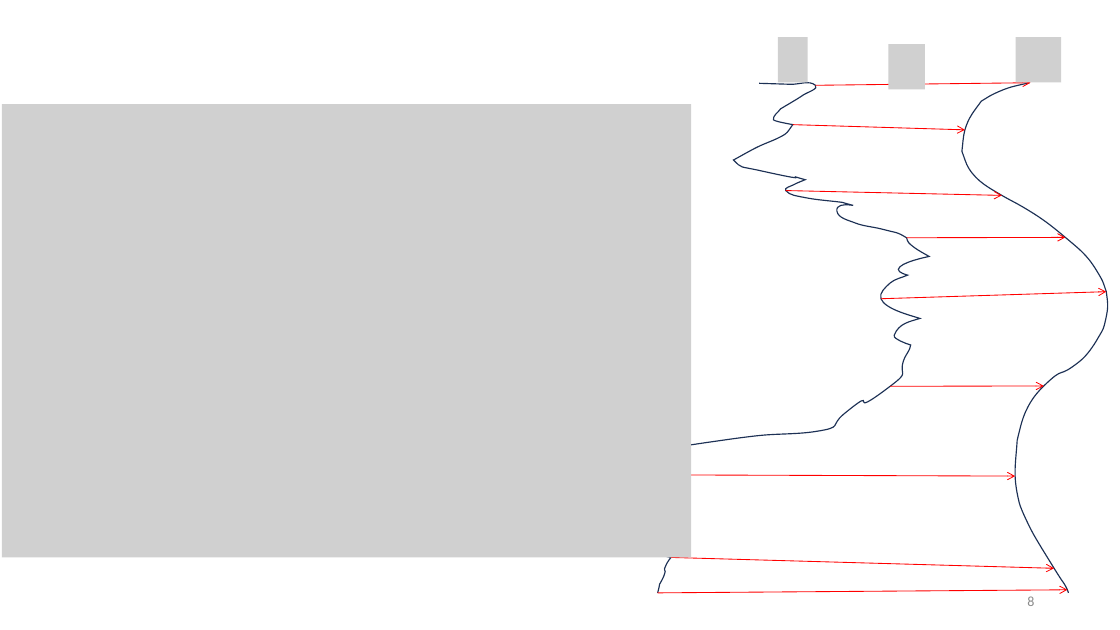
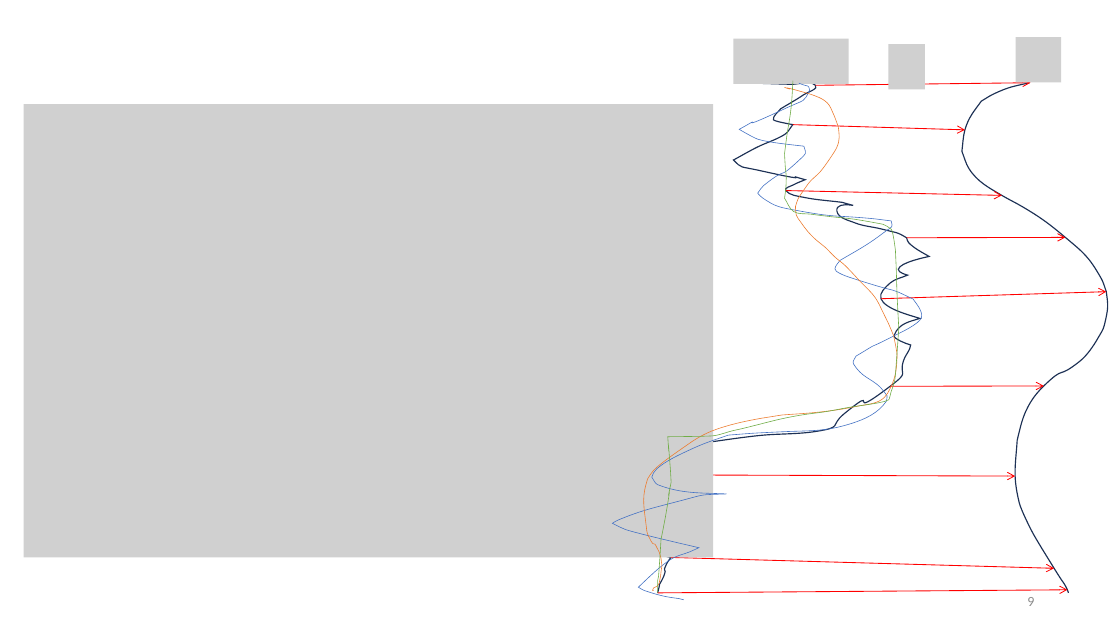
Before and after one commit to misaelmmorales/AutoPetrophysics-GOM-CCS, a slide deck: slide 9 of Updates/2023_12_08_SP500_MisaelMorales.pptx (slide 8 before the commit). Drawn at 1120x630 pixels with LibreOffice and Linux fonts; fonts in the diff are those of the drawing; grey boxes stand for pictures. Boxes give left, top, right and bottom in pixels: in the first picture for what was removed or moved away, otherwise in the second. Text is boxed around its words. In the diff, an @@ line names an element or a change of style, - is before the commit and + after.

```diff
--- a/Updates/2023_12_08_SP500_MisaelMorales.pptx
+++ b/Updates/2023_12_08_SP500_MisaelMorales.pptx
@@ picture: place and size @@
-picture at (778,37,807,82)
+picture at (734,39,849,84)
@@ freeform shape added at (613,83,922,600), outline #4472C4 0.5 pt @@
@@ freeform shape added at (644,87,897,591), outline #ED7D31 0.5 pt @@
@@ freeform shape added at (658,81,899,593), outline #70AD47 0.5 pt @@
@@ picture: place and size @@
-picture at (2,104,691,558)
+picture at (24,104,713,558)
@@ page number at (1027,597,1034,606): text changed @@
-8
+9
```
Also in this commit, not shown: 4 other slides changed, 7 slides added, 5 slides removed.
